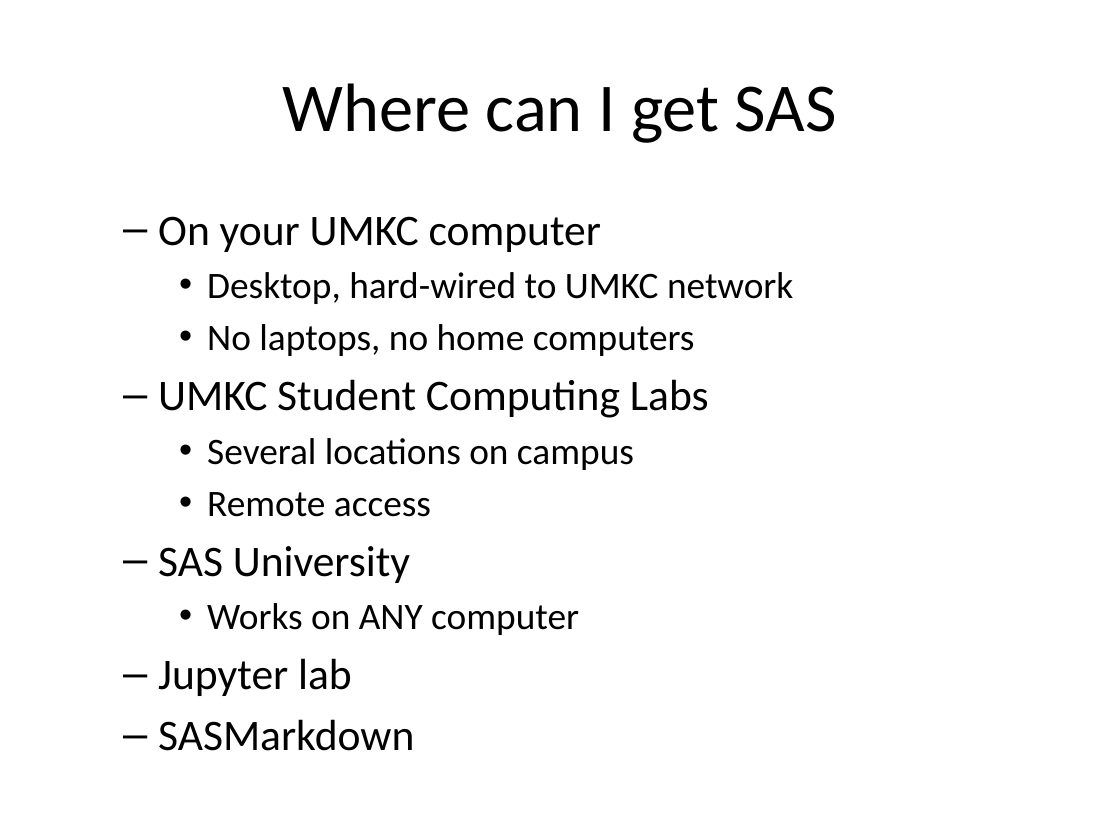
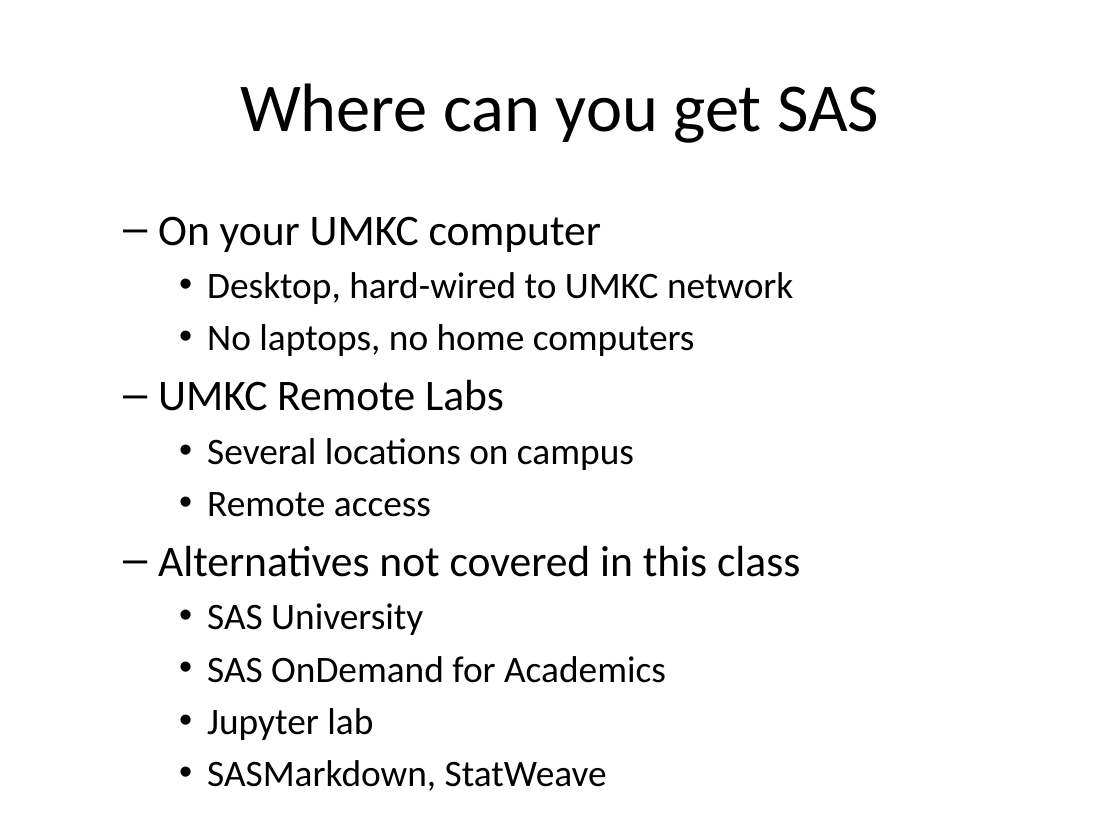
Before and after one commit to pmean/introduction-to-SAS, a slide deck: slide 11 of results/m01-course-introduction.pptx. Drawn at 1120x840 pixels with LibreOffice and Linux fonts; fonts in the diff are those of the drawing. Boxes give left, top, right and bottom in pixels: in the first picture for what was removed or moved away, otherwise in the second. Text is boxed around its words. In the diff, an @@ line names an element or a change of style, - is before the commit and + after.

```diff
--- a/results/m01-course-introduction.pptx
+++ b/results/m01-course-introduction.pptx
@@ title at [240,83,879,143]: text changed @@
-Where can I get SAS
+Where can you get SAS
@@ text at [158,379,504,411]: text changed @@
-  – UMKC Student Computing Labs
+  – UMKC Remote Labs
@@ text at [158,545,800,577]: paragraph added @@
+  – Alternatives not covered in this class
@@ text at [207,603,423,740]: size 28 to 24 pt in "SAS University", "Jupyter lab"; bullet – to •; list level 2 to 3 in "SAS University"; list level 2 to 3 in "Jupyter lab" @@
@@ text at [207,656,666,683]: text changed @@
-    • Works on ANY computer
+    • SAS OnDemand for Academics
@@ text at [158,719,414,751]: text changed; size 28 to 24 pt @@
-  – SASMarkdown
+    • SASMarkdown, StatWeave
```
Also in this commit, not shown: 10 other slides changed, 26 slides added, 18 slides removed, 9 other files.
